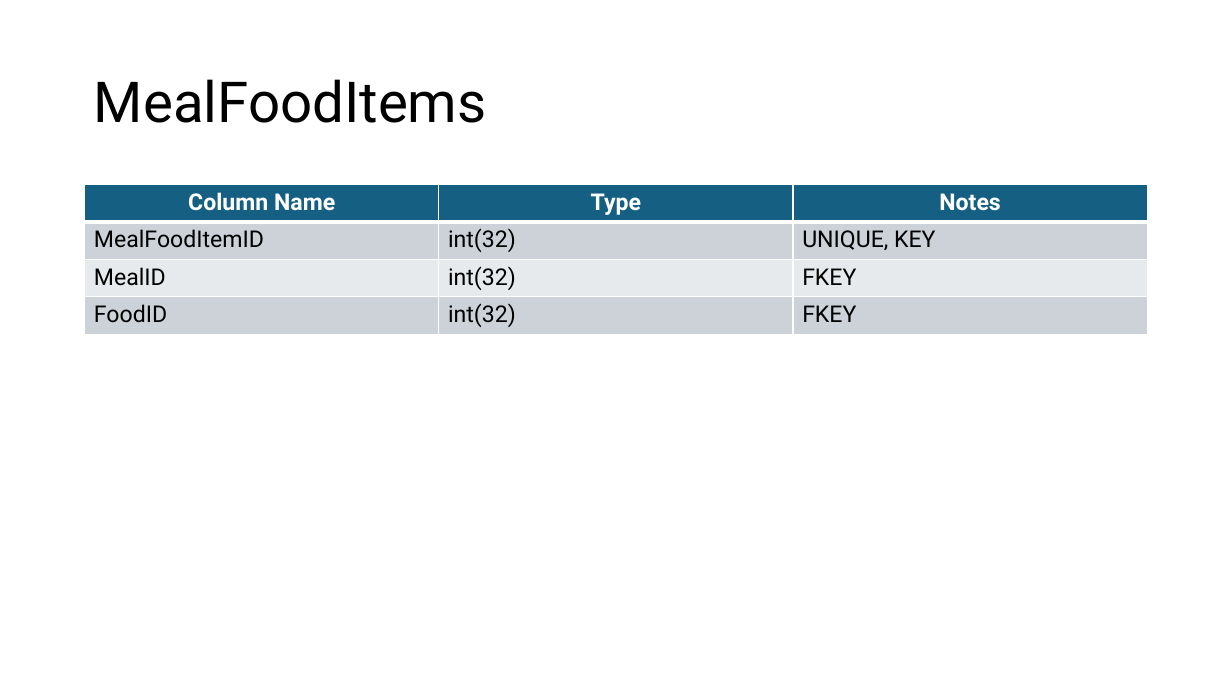
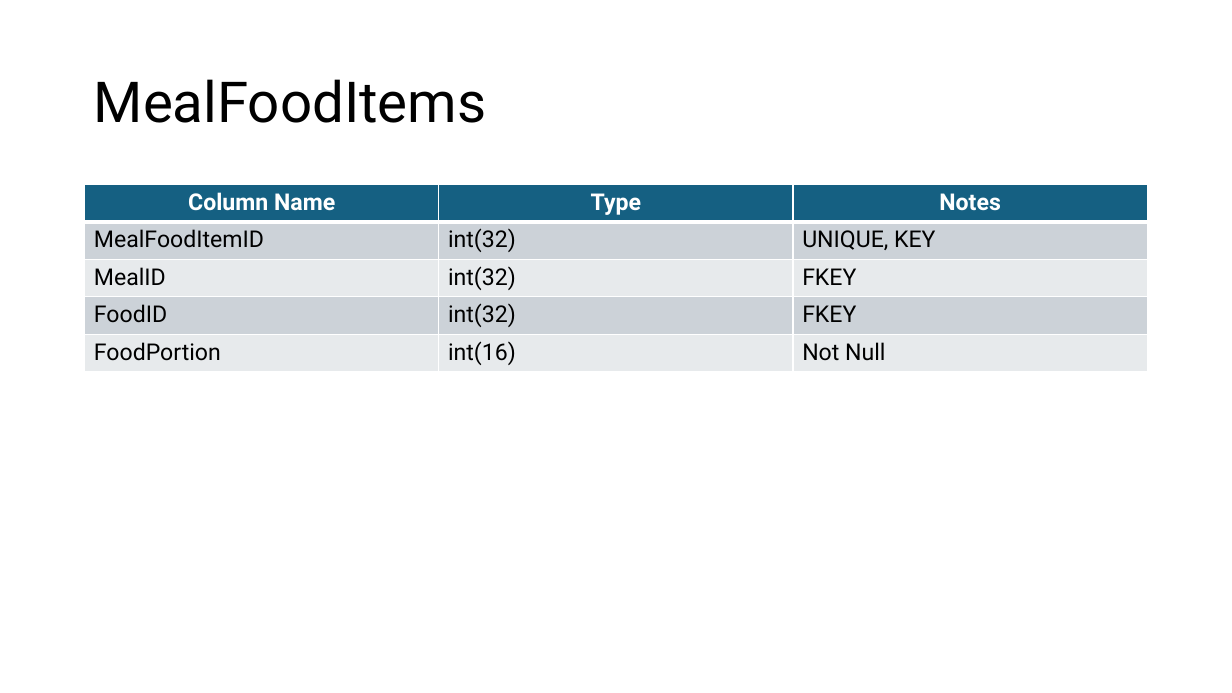
Before and after one commit to ShAntwan/Relive, a slide deck: slide 11 of ProjectDocumentaion/TableDesigns.pptx. Drawn at 1232x693 pixels with LibreOffice and Linux fonts; fonts in the diff are those of the drawing. Boxes give left, top, right and bottom in pixels: in the first picture for what was removed or moved away, otherwise in the second. Text is boxed around its words. In the diff, an @@ line names an element or a change of style, - is before the commit and + after.

```diff
--- a/ProjectDocumentaion/TableDesigns.pptx
+++ b/ProjectDocumentaion/TableDesigns.pptx
@@ table at [85,185,1147,385] @@
+row 5: FoodPortion | int(16) | Not Null
```
Also in this commit, not shown: 10 other slides changed, 1 slide added, 4 other files.
